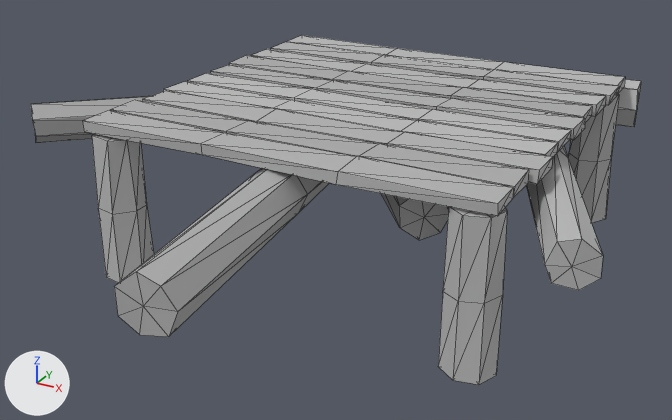
Two versions of the glTF model construcao-lowpoly/modelos/fundacao_madeira.glb, one commit apart.
One viewpoint serves both versions: a 50 mm lens placed at (3.03, -6.12, 2.06), pointed at (-0.04, -0.54, -0.73). Arrows for +X, +Y and +Z are at lower left; the lights stay in place. The older version comes first. Mesh edges are drawn as thin lines. Where no turn or scale is listed for an object, it has been applied to the vertices. Vertices at exactly the same position are counted once.

Before the edit, the objects in view are built like this:
```python
me_mesh_0 = bpy.data.meshes.new('Mesh_0')
me_mesh_0.from_pydata(...)  # 160 vertices, 280 faces; spans x -1.56..1.57, y -1.5..1.49, z -0.09..0.01
me_mesh_0.materials.append(mat_madeira)  # its picture is missing
me_mesh_1 = bpy.data.meshes.new('Mesh_1')
me_mesh_1.from_pydata(...)  # 207 vertices, 378 faces; spans x -2.61..2.1, y -3.03..1.84, z -1.21..-0.07
me_mesh_1.materials.append(mat_tronco)  # its picture is missing
ob_fundacao_madeira_madeira = bpy.data.objects.new('fundacao_madeira_madeira', me_mesh_0)
ob_fundacao_madeira_madeira.location = (0.0, 0.0, 0.0)
ob_fundacao_madeira_tronco = bpy.data.objects.new('fundacao_madeira_tronco', me_mesh_1)
ob_fundacao_madeira_tronco.location = (0.0, 0.0, 0.0)
```
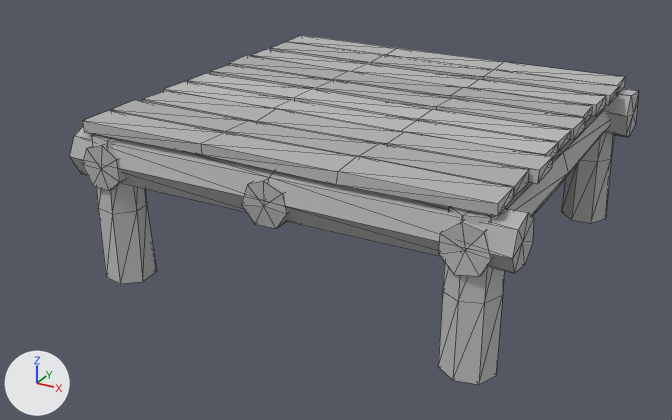
Location of each change, [x1, y1, x2, y2] in pixels of the pictures (672 x 420 px; the box of a moved part takes in the faces that stretch with it):
'fundacao_madeira_tronco', reshaped (7% narrower)
    before: [31, 79, 641, 385]
    after: [70, 89, 638, 385]
part 1 of me_mesh_1, moved or reshaped
    before: [616, 79, 641, 127]
    after: [605, 89, 638, 137]
part 2 of me_mesh_1, moved or reshaped
    before: [381, 194, 449, 240]
    after: [241, 179, 290, 229]
part 3 of me_mesh_1, moved or reshaped
    before: [31, 96, 603, 337]
    after: [70, 107, 611, 276]

Patch to the scene script:
```diff
--- a/construcao-lowpoly/modelos/fundacao_madeira.glb.py
+++ b/construcao-lowpoly/modelos/fundacao_madeira.glb.py
@@ me_mesh_1 @@
 # used by ob_fundacao_madeira_tronco; location = (0.0, 0.0, 0.0)
-me_mesh_1.from_pydata(...)  # 207 vertices, 378 faces; spans x -2.61..2.1, y -3.03..1.84, z -1.21..-0.07
+me_mesh_1.from_pydata(...)  # 207 vertices, 378 faces; spans x -1.66..1.66, y -1.56..1.56, z -1.21..-0.07
+# me_mesh_1 part 1: the loose piece of 23 vertices spanning x -1.65..1.66, y 0.87..1.84, z -0.46..-0.07 is multiplied about its middle by the matrix ((0.983, 0.185, 0.0), (-0.182, 0.966, 0.185), (0.034, -0.182, 0.983))
+# me_mesh_1 part 2: the loose piece of 23 vertices spanning x -1.09..1.1, y -1.32..1.32, z -0.47..-0.13 is multiplied about its middle by the matrix ((0.616, 0.49, -0.617), (-0.622, 0.783, 0.0), (0.483, 0.384, 0.787))
+# me_mesh_1 part 3: 69 of 207 vertices moved; they spanned x -2.61..2.1, y -3.03..1.5, z -0.47..-0.07 and now span x -1.66..1.65, y -1.56..1.56, z -0.47..-0.07; mean shift (0.0, 0.0, 0.0); largest move (0.9, 1.48, -0.23) -> (1.53, -1.56, -0.32)
 me_mesh_1.materials.append(mat_tronco)
```
